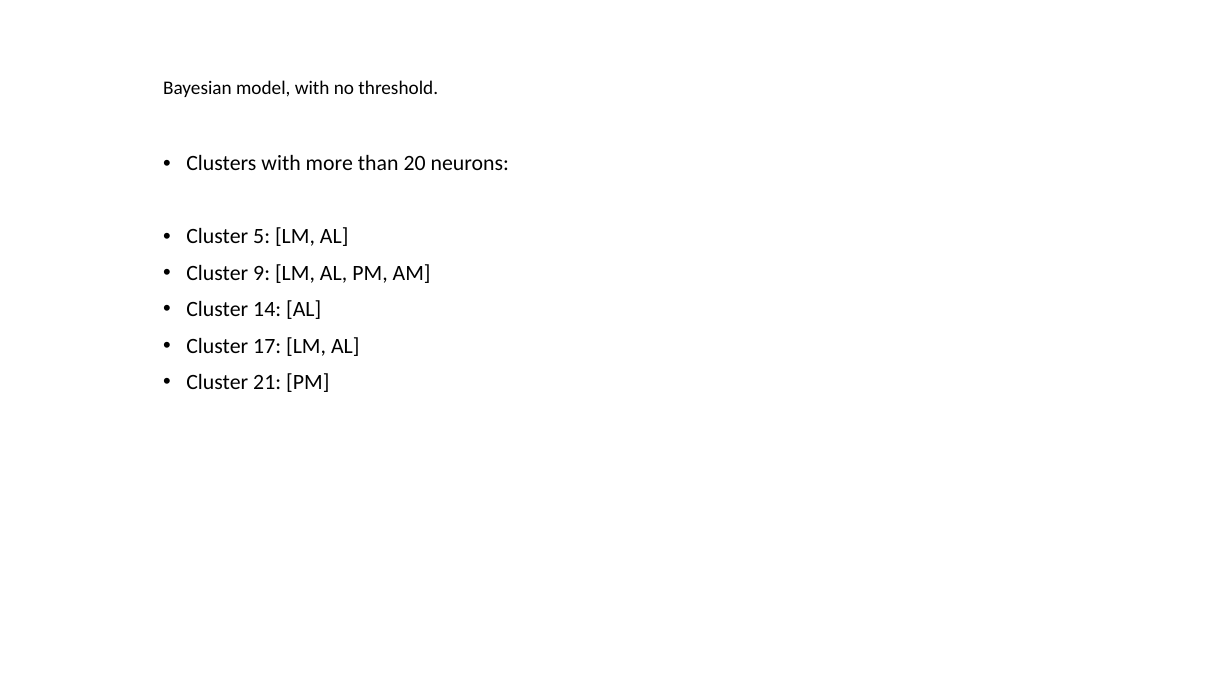
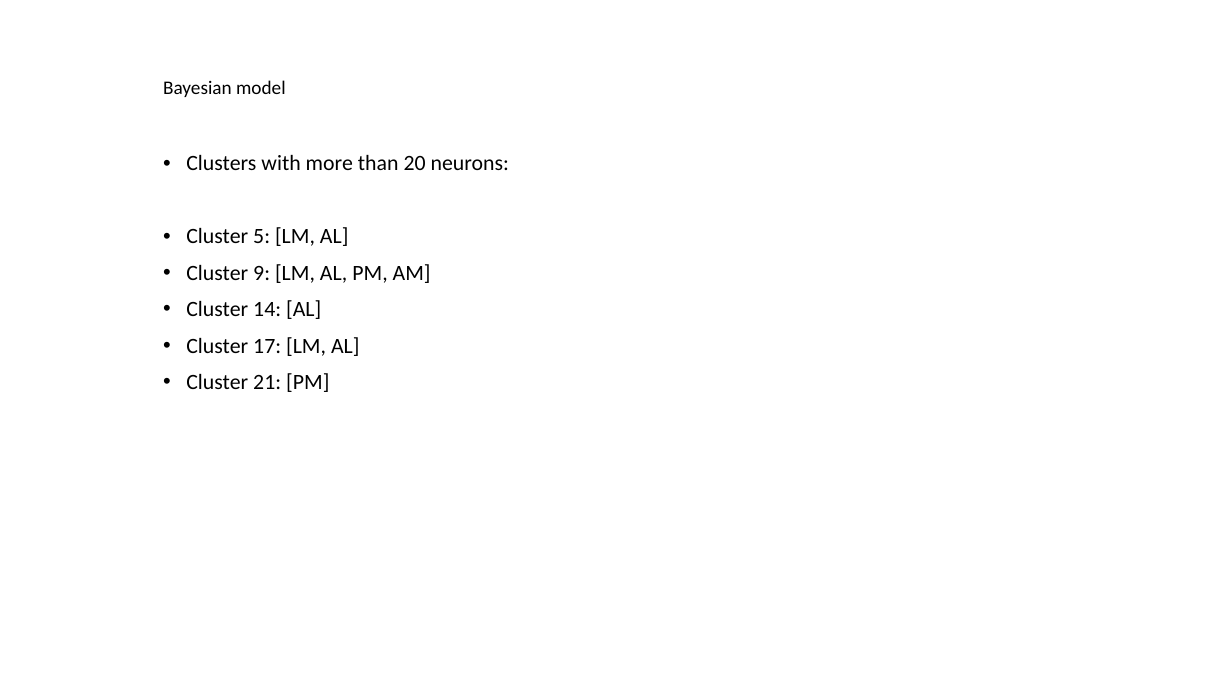
Before and after one commit to jinluliu550/MAPseq_analysis, a slide deck: slide 5 of jinlu/Hans-data-comparison.pptx (slide 6 before the commit). Drawn at 1232x693 pixels with LibreOffice and Linux fonts; fonts in the diff are those of the drawing. Boxes give left, top, right and bottom in pixels: in the first picture for what was removed or moved away, otherwise in the second. Text is boxed around its words. In the diff, an @@ line names an element or a change of style, - is before the commit and + after.

```diff
--- a/jinlu/Hans-data-comparison.pptx
+++ b/jinlu/Hans-data-comparison.pptx
@@ text at [163,80,286,97]: text changed @@
-Bayesian model, with no threshold.
+Bayesian model
```
Also in this commit, not shown: 4 other slides changed, 1 slide added, 3 slides removed.
